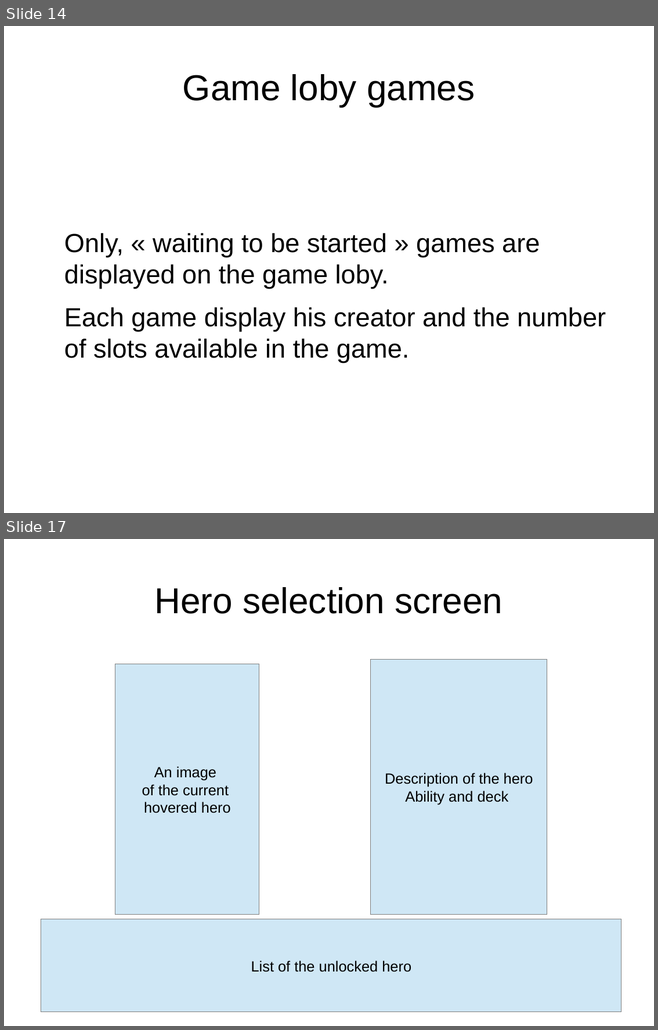
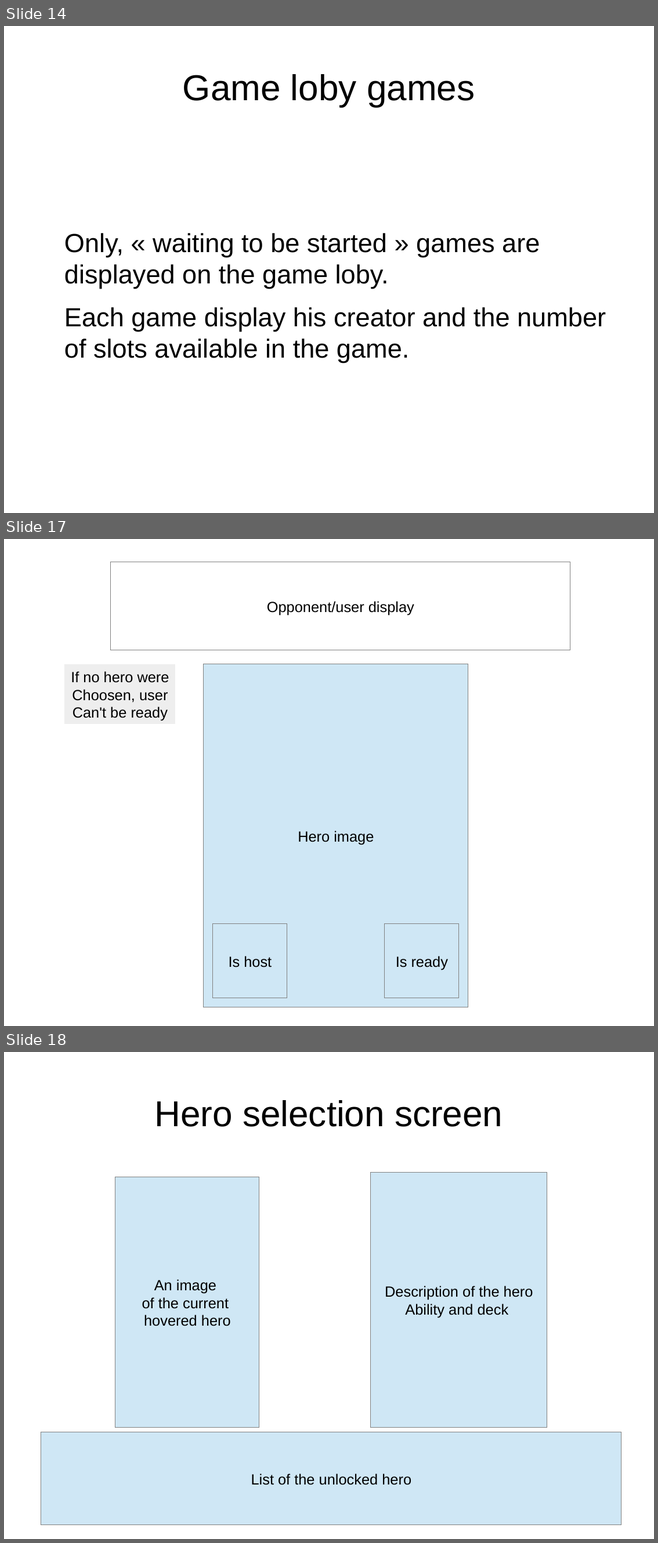
Before and after one commit to idolord/CryptDuel, a slide deck: documentation/interface CDC.odp. Shown one above the other, each under a label of ours: slides 14 and 17 before the commit, slides 14, 17 and 18 after it; the slides between them are not shown. The pictures are 658x1030 and 658x1543 pixels, drawn with LibreOffice and Linux fonts; fonts in the diff are those of the drawing. Boxes give left, top, right and bottom in pixels: in the first picture for what was removed or moved away, otherwise in the second. Text is boxed around its words. In the diff, an @@ line names an element or a change of style, - is before the commit and + after.

```diff
--- a/documentation/interface CDC.odp
+++ b/documentation/interface CDC.odp
@@ slide 17 added at [4, 539, 654, 1026], background #FFFFFF @@
@@ rectangle added at [111, 562, 571, 650], fill #FFFFFF, outline #808080 0 pt, 18 pt, text #000000 @@
+Opponent/user display
@@ rectangle added at [64, 664, 176, 725], fill #EEEEEE, outline #FFFFFF 0 pt, 18 pt, text #000000 @@
+If no hero were
+Choosen, user
+Can't be ready
@@ rectangle added at [204, 664, 469, 1008], fill #CFE7F5, outline #808080 0 pt, 18 pt, text #000000 @@
+Hero image
@@ rectangle added at [213, 925, 287, 999], fill #CFE7F5, outline #808080 0 pt, 18 pt, text #000000 @@
+Is host
@@ rectangle added at [385, 925, 459, 999], fill #CFE7F5, outline #808080 0 pt, 18 pt, text #000000 @@
+Is ready
@@ what was slide 17 is now slide 18 @@
```
Also in this commit, not shown: 1 slide changed, 1 other slide added, 1 slide removed.
